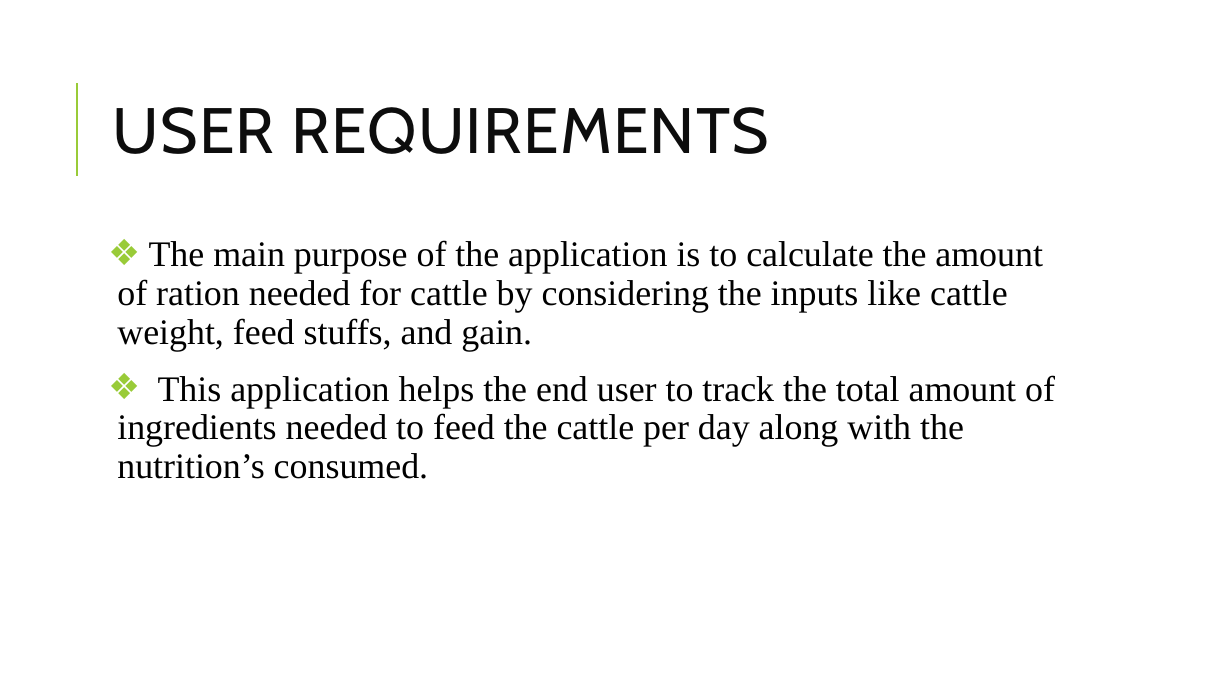
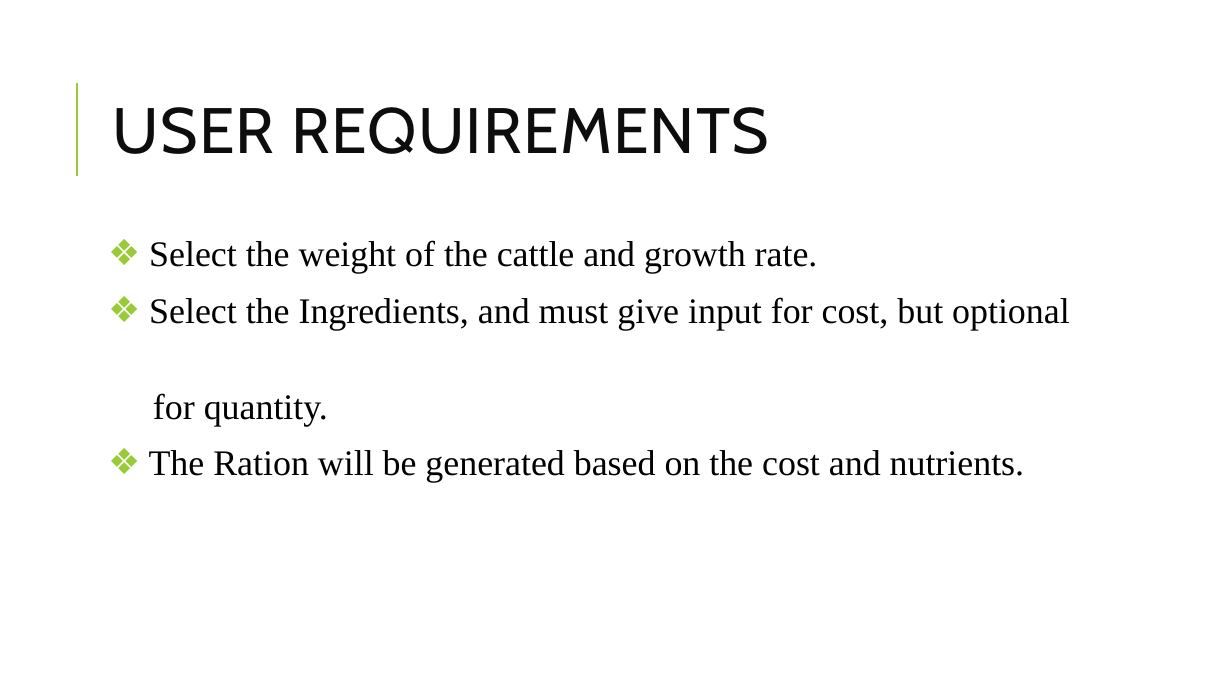
Before and after one commit to Satyavrath/rationbalancing, a slide deck: slide 5 of RationBalancing.pptx. Drawn at 1232x693 pixels with LibreOffice and Linux fonts; fonts in the diff are those of the drawing. Boxes give left, top, right and bottom in pixels: in the first picture for what was removed or moved away, otherwise in the second. Text is boxed around its words. In the diff, an @@ line names an element or a change of style, - is before the commit and + after.

```diff
--- a/RationBalancing.pptx
+++ b/RationBalancing.pptx
@@ text at (x1=149, y1=240, x2=1070, y2=483): text changed @@
-❖ The main purpose of the application is to calculate the amount of ration needed for cattle by considering the inputs like cattle weight, feed stuffs, and gain.
-❖ This application helps the end user to track the total amount of ingredients needed to feed the cattle per day along with the nutrition’s consumed.
+❖ Select the weight of the cattle and growth rate.
+❖ Select the Ingredients, and must give input for cost, but optional
+for quantity.
+❖ The Ration will be generated based on the cost and nutrients.
```
Also in this commit, not shown: 4 other slides changed.
